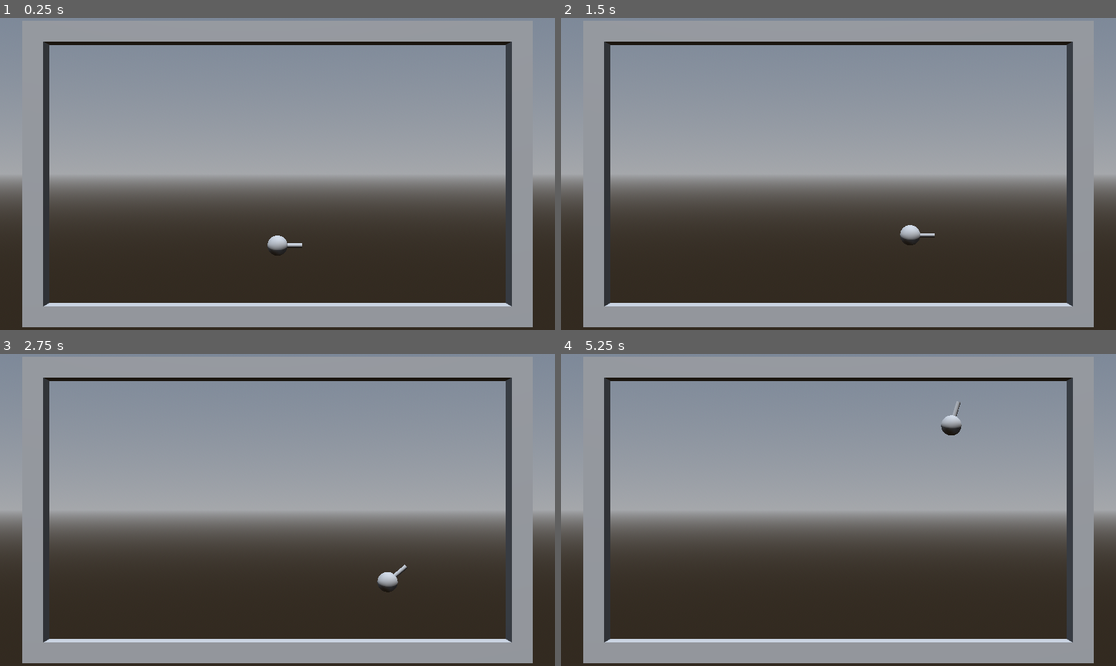
Above: before the commit, frames 1-4 (two rows, left to right).
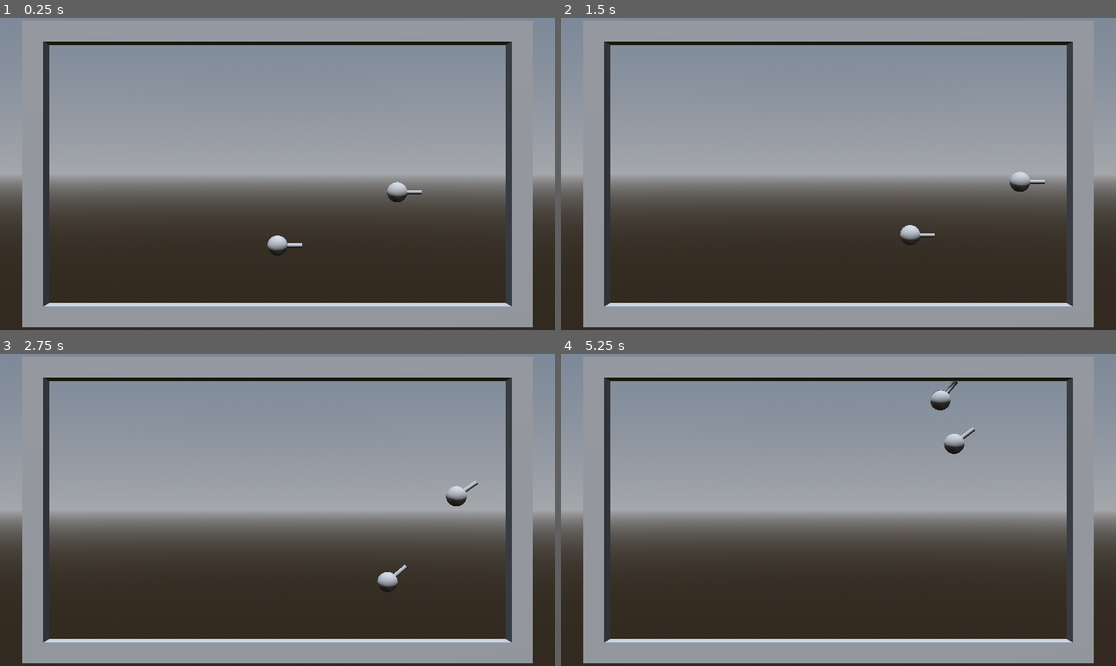
Above: after the commit, the same moments.

Repository: vipsbpig/BallonBird
Game: Godot game, scene res://Scenes/Game.tscn
Same seed, same stepped clock (60 frames per second), same inputs: the game is played once before the commit and once after it.
Inputs (mouse positions are in pixels of both pictures, inside the frame that each line leads up to):
- Up to frame 1 (0.25 s): no input
- Up to frame 2 (1.5 s): tap Enter (ui_accept) at 0.5 s; move the mouse to (810, 236) at 0.52 s; hold J (move_left2, bound only after the commit) 0.53-1.28 s; hold W from 0.53 s (still down); click (810, 236) at 0.67 s; tap Space (jump) at 0.77, 1.07 s; tap L (move_right2, bound only after the commit) at 0.8, 1.35 s; move the mouse to (1005, 220) at 1.27 s
- Up to frame 3 (2.75 s): tap Space (jump) at 1.52, 1.55, 1.82, 2.1 s; move the mouse to (111, 463) at 2.02 s; release W at 2.03 s; hold A (move_left) from 2.03 s (still down); hold J (move_left2, bound only after the commit) from 2.03 s (still down)
- Up to frame 4 (5.25 s): move the mouse to (866, 510) at 2.77 s; release J (move_left2, bound only after the commit) at 2.78 s; tap J (move_left2, bound only after the commit) at 2.85, 4.55 s; click (866, 510) at 2.92 s; tap Space (jump) at 3.02, 3.32, 3.77, 3.8, 4.07, 4.52, 4.82 s; tap L (move_right2, bound only after the commit) at 3.05 s; move the mouse to (755, 432) at 3.52 s; release A (move_left) at 3.53 s; hold S 3.53-4.28 s; hold L (move_right2, bound only after the commit) 3.53-4.28 s; move the mouse to (960, 494) at 4.27 s; hold D (move_right) 4.28-5.03 s; tap F at 4.35 s; move the mouse to (727, 525) at 5.02 s; hold W from 5.03 s (still down); hold J (move_left2, bound only after the commit) from 5.03 s (still down); click (727, 525) at 5.17 s

The runs differ from the first frame. In frame 1, 0.2% of the frame differs, in the area x 69-77%, y 52-60%; in frame 2, 0.2%; in frame 3, 0.2%; in frame 4, 0.6%, in the area x 66-75%, y 8-33%.

Commit message:
add player2 & input

Diff:
--- a/Ballons/Mock/MockBallon.tscn
+++ b/Ballons/Mock/MockBallon.tscn
@@ -20,6 +20,8 @@
 axis_lock_angular_y = true
 mass = 0.2
 physics_material_override = SubResource("PhysicsMaterial_00qlv")
+gravity_scale = 0.0
+constant_force = Vector3(0, 0.1, 0)
 
 [node name="MeshInstance3D" type="MeshInstance3D" parent="."]
 mesh = SubResource("SphereMesh_h1bja")
--- a/Scenes/Game.tscn
+++ b/Scenes/Game.tscn
@@ -44,5 +44,11 @@
 
 [node name="Ballon" parent="." instance=ExtResource("6_0vunb")]
 transform = Transform3D(1, 0, 0, 0, 1, 0, 0, 0, 1, 0, 3.42185, 0)
-gravity_scale = 0.0
-constant_force = Vector3(0, 0.1, 0)
+
+[node name="Ballon2" parent="." instance=ExtResource("6_0vunb")]
+transform = Transform3D(1, 0, 0, 0, 1, 0, 0, 0, 1, 5.94553, 6.07147, 0)
+
+[node name="InputBehaviour" parent="Ballon2" index="3"]
+player_index = 1
+
+[editable path="Ballon2"]
--- a/Scripts/input_behaviour.gd
+++ b/Scripts/input_behaviour.gd
@@ -7,6 +7,7 @@
 @export var rotateTime : float = 0.05
 @export var jumpForce : float = 1
 @export var rotaionDampForce : float = 10
+@export var player_index: int = 0
 
 var fixedDeltaTime : float = 0
 var holdTime = 0
@@ -16,10 +17,16 @@
 
 	var velocity : Vector3 = rigidBody.angular_velocity
 	var rotateDirection : int = 0;
-	if Input.is_action_pressed("move_left"):
-		rotateDirection = 1
-	elif Input.is_action_pressed("move_right"):
-		rotateDirection = -1
+	if player_index == 0:
+		if Input.is_action_pressed("move_left"):
+			rotateDirection = 1
+		elif Input.is_action_pressed("move_right"):
+			rotateDirection = -1
+	else:
+		if Input.is_action_pressed("move_left2"):
+			rotateDirection = 1
+		elif Input.is_action_pressed("move_right2"):
+			rotateDirection = -1
 
 	if Input.is_action_just_pressed("move_left") || Input.is_action_just_pressed("move_right"):
 		holdTime = rotateTime
@@ -30,10 +37,14 @@
 	else: velocity.z = lerp(velocity.z, 0.0, rotaionDampForce * fixedDeltaTime)
 
 	rigidBody.angular_velocity = velocity
-
-	if Input.is_action_just_pressed("jump"):
-		var local_x_direction = rigidBody.transform.basis.x
-		rigidBody.apply_force(local_x_direction * jumpForce)
+	if player_index == 0:
+		if Input.is_action_just_pressed("jump"):
+			var local_x_direction = rigidBody.transform.basis.x
+			rigidBody.apply_force(local_x_direction * jumpForce)
+	else:
+		if Input.is_action_just_pressed("jump2"):
+			var local_x_direction = rigidBody.transform.basis.x
+			rigidBody.apply_force(local_x_direction * jumpForce)
 
 	# 计算速度的大小
 	var current_velocity = rigidBody.linear_velocity
--- a/project.godot
+++ b/project.godot
@@ -43,6 +43,21 @@
 , Object(InputEventJoypadButton,"resource_local_to_scene":false,"resource_name":"","device":-1,"button_index":0,"pressure":0.0,"pressed":false,"script":null)
 ]
 }
+move_left2={
+"deadzone": 0.5,
+"events": [Object(InputEventKey,"resource_local_to_scene":false,"resource_name":"","device":0,"window_id":0,"alt_pressed":false,"shift_pressed":false,"ctrl_pressed":false,"meta_pressed":false,"pressed":false,"keycode":0,"physical_keycode":74,"key_label":0,"unicode":0,"location":0,"echo":false,"script":null)
+]
+}
+move_right2={
+"deadzone": 0.5,
+"events": [Object(InputEventKey,"resource_local_to_scene":false,"resource_name":"","device":0,"window_id":0,"alt_pressed":false,"shift_pressed":false,"ctrl_pressed":false,"meta_pressed":false,"pressed":false,"keycode":0,"physical_keycode":76,"key_label":0,"unicode":0,"location":0,"echo":false,"script":null)
+]
+}
+jump2={
+"deadzone": 0.5,
+"events": [Object(InputEventKey,"resource_local_to_scene":false,"resource_name":"","device":-1,"window_id":0,"alt_pressed":false,"shift_pressed":false,"ctrl_pressed":false,"meta_pressed":false,"pressed":false,"keycode":0,"physical_keycode":4194309,"key_label":0,"unicode":0,"location":0,"echo":false,"script":null)
+]
+}
 
 [physics]
 
